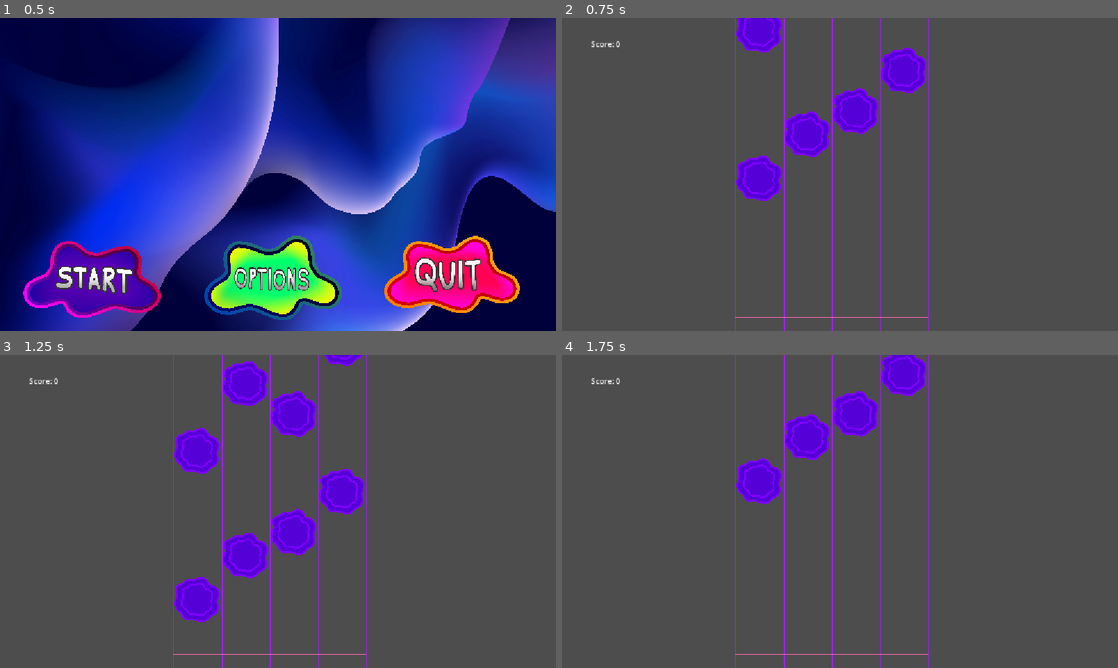
Above: before the commit, frames 1-4 (two rows, left to right).
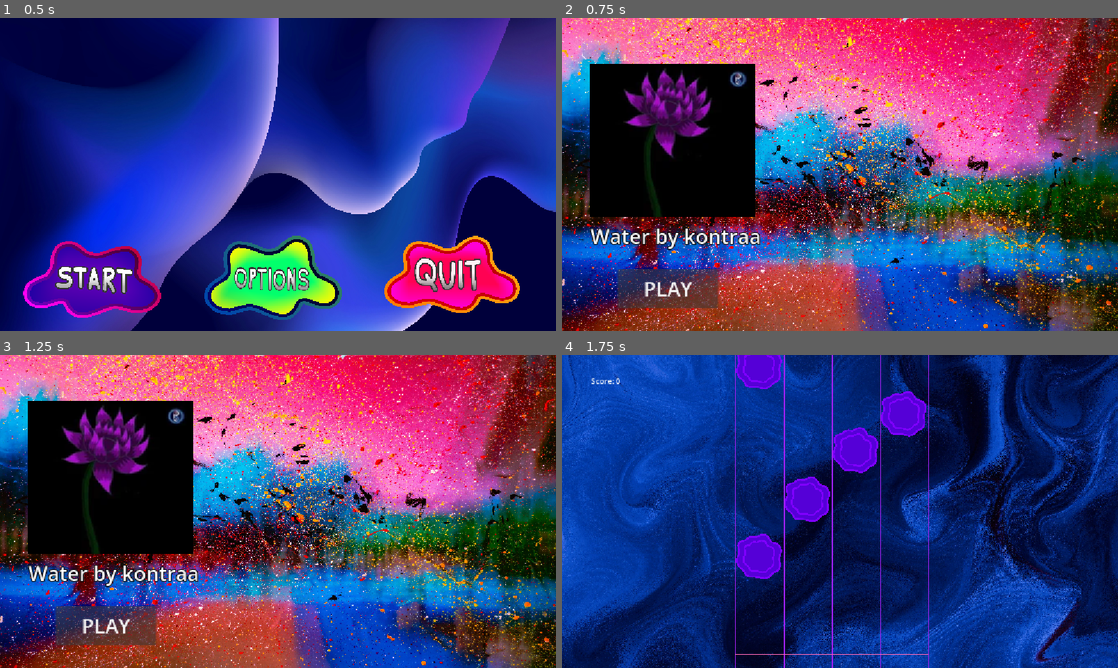
Above: after the commit, the same moments.

Repository: awesomesauce4646/rhythm-game
Game: Godot game, scene res://main_menu.tscn
Two runs of this game, one before a commit and one after it. Both use one fixed random seed, a clock stepped at 60 frames per second and the inputs below. Sound files missing from this copy of the repository are replaced by a short silence.
Inputs (mouse positions are in pixels of both pictures, inside the frame that each line leads up to):
- Up to frame 1 (0.5 s): no input
- Up to frame 2 (0.75 s): click (650, 277) at 0.5 s
- Up to frame 3 (1.25 s): no input
- Up to frame 4 (1.75 s): click (667, 624) at 1.25 s, where only the run after the commit has a clickable "PLAY"

Frame 1 is identical in both runs. In frame 2, 99% of the frame differs, in the area x 0-100%, y 0-100%; in frame 3, 99%; in frame 4, 99%.

Commit message:
song selection, new song

Diff:
--- a/chart.gd
+++ b/chart.gd
@@ -1,7 +1,7 @@
 extends Node2D
 
 var notes = [
-	[2.41, 4.46, 6.46, 9.45, 12.51, 14.51, 17.53, 19.9, 21.39,  …(787 unchanged characters)… , 305.34, 305.95, 308.33, 308.89, 310.65, 317.77],
+	[2.41, 4.46, 6.46, 9.45, 12.51, 14.51, 17.53, 19.9, 21.39,  …(787 unchanged characters)… , 305.34, 305.95, 308.33, 308.89, 310.65],
 	[3.02, 5.39, 8.46, 10.22, 13.53, 16.51, 18.46, 20.51, 22.41, 23.85, 26.46, 27.9, 29.61, 31.85, 32.46, 34.09, 36.09, 37 …(799 unchanged characters)…
 	[3.34, 4.97, 7.53, 9.95, 13.07, 15.53, 17.95, 20.49, 22.46, 23.85, 25.95, 26.51, 27.9, 29.45, 31.77, 33.39, 34.73, 36. …(1033 unchanged characters)…
 	[3.9, 5.95, 9.07, 11.53, 14.03, 17.1, 19.39, 21.45, 23.21, 24.41, 24.94, 27.21, 28.46, 30.41, 31.1, 32.41, 34.14, 35.5 …(830 unchanged characters)…
--- a/conductor.gd
+++ b/conductor.gd
@@ -6,5 +6,5 @@
 
 # Called every frame. 'delta' is the elapsed time since the previous frame.
 func _process(delta: float) -> void:
-	beat = get_playback_position() * 150 / 60
+	beat = get_playback_position() * bpm / 60
 	pass
--- a/main_menu.gd
+++ b/main_menu.gd
@@ -3,13 +3,12 @@
 
 
 func _on_start_pressed() -> void:
-	get_tree().change_scene_to_file("res://song.tscn")
+	get_tree().change_scene_to_file("res://song_selection.tscn")
 
 func _on_options_pressed() -> void:
 	get_tree().change_scene_to_file("res://options.tscn")
 
 
 
-
 func _on_quit_pressed() -> void:
 	get_tree().quit()
--- a/project.godot
+++ b/project.godot
@@ -17,7 +17,6 @@
 
 [display]
 
-window/size/mode=4
 window/stretch/mode="canvas_items"
 
 [editor_plugins]
--- a/song.tscn
+++ b/song.tscn
@@ -1,10 +1,10 @@
 [gd_scene format=3 uid="uid://cti3bw8is5x5c"]
 
 [ext_resource type="Script" uid="uid://b3njo814pjgt7" path="res://chart.gd" id="1_dfoeh"]
-[ext_resource type="AudioStream" uid="uid://dc8mve573bhgp" path="res://D_N_A _ 25時、ナイトコードで。 × 鏡音リン 4.mp3" id="2_7oxp5"]
+[ext_resource type="AudioStream" uid="uid://dc8mve573bhgp" path="res://songs/D_N_A _ 25時、ナイトコードで。 × 鏡音リン 4.mp3" id="2_7oxp5"]
 [ext_resource type="Script" uid="uid://67w3g2x5hgok" path="res://conductor.gd" id="3_bsgdk"]
 
-[node name="Node2D" type="Node2D" unique_id=1655479819]
+[node name="Song_DNA" type="Node2D" unique_id=1655479819]
 script = ExtResource("1_dfoeh")
 
 [node name="Conductor" type="AudioStreamPlayer" parent="." unique_id=314652352]
--- /dev/null
+++ b/song_selection.gd
@@ -0,0 +1,5 @@
+extends Node2D
+
+
+func _on_play_water_pressed() -> void:
+	get_tree().change_scene_to_file("res://water_song.tscn")
--- a/song_selection.tscn
+++ b/song_selection.tscn
@@ -1,3 +1,49 @@
 [gd_scene format=3 uid="uid://cahd8hrkrgf7o"]
 
-[node name="Song Selection" type="Node2D" unique_id=1823874185]
+[ext_resource type="Script" uid="uid://cg28tobs8yu4j" path="res://song_selection.gd" id="1_770jc"]
+[ext_resource type="Texture2D" uid="uid://blll3kb1b2ha4" path="res://images/jr-korpa-6dN9l-gopyo-unsplash.jpg" id="1_ofl7c"]
+[ext_resource type="Texture2D" uid="uid://cn67x80r1637p" path="res://images/water.png" id="3_wqwlp"]
+
+[node name="Song_Selection" type="Node2D" unique_id=1823874185]
+script = ExtResource("1_770jc")
+
+[node name="Background" type="TextureRect" parent="." unique_id=1160702734]
+offset_right = 1152.0
+offset_bottom = 648.0
+texture = ExtResource("1_ofl7c")
+expand_mode = 1
+
+[node name="Water_Icon" type="TextureRect" parent="." unique_id=1909099450]
+offset_left = 59.0
+offset_top = 95.0
+offset_right = 399.0
+offset_bottom = 411.0
+texture = ExtResource("3_wqwlp")
+
+[node name="Water" type="RichTextLabel" parent="." unique_id=1841783932]
+offset_left = 59.0
+offset_top = 423.0
+offset_right = 421.0
+offset_bottom = 497.0
+theme_override_colors/font_outline_color = Color(0, 0, 0, 1)
+theme_override_constants/outline_size = 8
+theme_override_font_sizes/normal_font_size = 42
+text = "Water by kontraa"
+
+[node name="ButtonManager" type="Control" parent="." unique_id=118948684]
+layout_mode = 3
+anchors_preset = 0
+offset_right = 40.0
+offset_bottom = 40.0
+
+[node name="Play_Water" type="Button" parent="ButtonManager" unique_id=744132148]
+top_level = true
+layout_mode = 0
+offset_left = 115.0
+offset_top = 520.0
+offset_right = 324.0
+offset_bottom = 601.0
+theme_override_font_sizes/font_size = 42
+text = "PLAY"
+
+[connection signal="pressed" from="ButtonManager/Play_Water" to="." method="_on_play_water_pressed"]
--- /dev/null
+++ b/water_chart.gd
@@ -0,0 +1,98 @@
+extends Node2D
+
+
+var notes = [
+	[1.37, 3.99, 11.92, 14.76, 18.59, 19.69, 20.98, 22.79, 25.99, 28.46, 31.34, 33.37, 35.39, 41.95, 44.05, 46.73, 48.64, 52.5, 54.03, 59.36, 65.52, 68.04, 70.17, 73.67, 75.16, 78.23, 79.25, 85.79, 87.47, 89.99, 91.8, 92.72, 95.53, 96.4, 98.26, 99.67, 100.72, 101.85, 106.22, 107.82, 110.31, 112.51, 115.17, 117.85, 129.4, 132.02, 134.7, 135.77, 139.29, 143.62, 145.2, 146.33, 148.58, 149.48, 152.97, 153.71, 156.14, 159.29, 160.34, 163.41, 166.2],
+	[2.16, 4.81, 6.51, 12.81, 15.59, 20.04, 21.26, 23.86, 27.17, 30.29, 31.95, 34.21, 36.28, 37.41, 41.04, 42.53, 45.39, 47.28, 49.62, 52.79, 55.13, 56.7, 57.7, 61.54, 66.63, 68.59, 71.27, 74.03, 76.32, 77.54, 78.94, 79.8, 80.99, 82.14, 85.16, 86.45, 88.97, 90.75, 93.51, 95.8, 97.1, 101.96, 103.3, 104.4, 106.77, 108.89, 111.46, 113.9, 117.24, 119.47, 123.96, 125.06, 130.1, 132.75, 135.48, 136.69, 138.5, 139.79, 142.55, 144.49, 146.06, 150.08, 151.63, 154.62, 157.19, 159.95, 160.84, 162.39, 164.96, 167.69],
+	[2.84, 5.49, 7.61, 13.65, 16.44, 20.35, 21.56, 24.52, 26.62, 29.32, 31.72, 33.82, 36.04, 38.72, 42.29, 44.52, 47.02, 49.35, 53.22, 54.84, 57.42, 60.49, 65.82, 68.39, 70.93, 74.32, 75.71, 76.63, 80.44, 81.8, 84.95, 86.21, 88.31, 90.36, 92.54, 97.84, 100.41, 101.05, 106.47, 108.55, 111.2, 113.15, 117.5, 119.7, 121.23, 122.6, 124.77, 130.55, 133.12, 138.05, 139.52, 140.97, 141.94, 143.33, 144.85, 147.16, 149.9, 151.97, 154.35, 156.93, 159.63, 160.79, 162.65, 166.85, 168.08],
+	[3.34, 11.19, 13.68, 14.36, 17.38, 20.64, 22.19, 23.02, 25.34, 27.91, 30.93, 32.69, 34.82, 36.78, 38.04, 39.02, 39.85, 41.53, 43.22, 46.07, 47.99, 50.46, 53.5, 56.02, 58.54, 64.77, 67.34, 69.47, 72.06, 74.69, 82.95, 85.45, 87.21, 89.75, 91.33, 96.16, 99.0, 102.51, 103.62, 105.37, 107.13, 109.65, 111.8, 114.25, 116.95, 118.55, 120.57, 121.99, 123.25, 125.87, 131.33, 133.93, 138.95, 140.23, 141.28, 143.85, 148.95, 150.81, 153.05, 155.43, 158.03, 161.58, 164.15, 165.38, 169.0],
+]
+
+var score := 0
+
+var note_texture = preload("res://images/note_sprite.png")
+
+# Called when the node enters the scene tree for the first time.
+func _ready() -> void:
+		await(2)
+		pass # Replace with function body.
+
+
+
+# Called every frame. 'delta' is the elapsed time since the previous frame.
+func _process(delta: float) -> void:
+	queue_redraw()
+	for i in 4:
+		var lane = notes[i]
+		while not lane.is_empty():
+			var note = lane[0]
+			if note < $Conductor.beat - 0.5:
+				lane.pop_front()
+			else:
+				break
+	pass
+
+
+func _draw() -> void:
+	for i in 5:
+		var start = Vector2(100 * i + 360, 0)
+		var end = Vector2(100 * i + 360, 720)
+		draw_line(start, end, Color.PURPLE)
+		#if i < 4:
+			#var label_pos = Vector2(100 * (i+0.5) + 360, 620 + 30)
+			#draw_string(ThemeDB.fallback_font, label_pos, str(i+1), HORIZONTAL_ALIGNMENT_CENTER)
+
+	var judge_start = Vector2(360, 620)
+	var judge_end = Vector2(100 * 4 + 360, 620)
+	draw_line(judge_start, judge_end, Color.HOT_PINK)
+	for i in 4:
+		for note in notes[i]:
+			var y = 620 + 150 * ($Conductor.beat - note)
+			var rect = Rect2(100 * i + 360, y - 100 / 2, 100, 100)
+			draw_texture_rect(note_texture, rect, false)
+
+	draw_string(ThemeDB.fallback_font, Vector2(60, 60), "Score: " + str(score))
+
+func _unhandled_key_input(event: InputEvent) -> void:
+		if event.is_action_pressed("1"):
+			_handle_lane_press(0)
+		elif event.is_action_pressed("2"):
+			_handle_lane_press(1)
+		elif event.is_action_pressed("3"):
+			_handle_lane_press(2)
+		elif event.is_action_pressed("4"):
+			_handle_lane_press(3)
+		#elif event.is_action_pressed("5"):
+			#_handle_lane_press(4)
+		#elif event.is_action_pressed("6"):
+			#_handle_lane_press(5)
+		if event.is_action_pressed("toggle_record"):  # bind a new key in Input Map
+			recording = not recording
+			print("Recording: ", recording)
+
+var recording := false
+var recorded_notes := []  # will hold [lane, beat] pairs
+func _handle_lane_press(lane: int) -> void:
+
+
+	if recording:
+		recorded_notes.append([lane, snappedf($Conductor.beat, 0.25)])
+		print("Lane %d @ beat %.2f" % [lane, $Conductor.beat])
+		return
+	var lane_notes = notes[lane]
+	if lane_notes.is_empty():
+		return
+	var note = lane_notes[0]
+
+	if abs($Conductor.beat - note) < .6 && abs($Conductor.beat - note) > .200:
+		lane_notes.pop_front()
+		score+= 100
+	elif abs($Conductor.beat - note) < .200:
+		lane_notes.pop_front()
+		score += 250
+
+func _save_chart() -> void:
+	var f = FileAccess.open("res://chart.json", FileAccess.WRITE)
+	f.store_string(JSON.stringify(recorded_notes))
+	f.close()
+	print("Chart saved with ", recorded_notes.size(), " notes")
--- /dev/null
+++ b/water_song.gd
@@ -0,0 +1,15 @@
+extends AudioStreamPlayer
+
+@export var bpm = 147.66
+
+var beat := 0.0
+
+# Called every frame. 'delta' is the elapsed time since the previous frame.
+func _process(delta: float) -> void:
+	#pitch_scale = .5
+	beat = get_playback_position() * bpm / 60
+	pass
+
+func _ready() -> void:
+	await get_tree().create_timer(2.0).timeout
+	play()
--- /dev/null
+++ b/water_song.tscn
@@ -0,0 +1,21 @@
+[gd_scene format=3 uid="uid://b6bg1k7omkh7n"]
+
+[ext_resource type="Script" uid="uid://b2e6ppmr2mgoc" path="res://water_chart.gd" id="1_463hu"]
+[ext_resource type="AudioStream" uid="uid://bd71loersgiij" path="res://songs/kontraa-water-afro-pop-music-445661.mp3" id="2_0rucn"]
+[ext_resource type="Script" uid="uid://da2f4dehpi3u6" path="res://water_song.gd" id="3_463hu"]
+[ext_resource type="Texture2D" uid="uid://baenpgujoqabx" path="res://images/shreyansh-mishra-08Jff84I-sA-unsplash.jpg" id="4_0rucn"]
+
+[node name="Water_Song" type="Node2D" unique_id=682373420]
+script = ExtResource("1_463hu")
+
+[node name="Conductor" type="AudioStreamPlayer" parent="." unique_id=995424289]
+stream = ExtResource("2_0rucn")
+volume_db = 6.0
+script = ExtResource("3_463hu")
+
+[node name="Background" type="TextureRect" parent="." unique_id=1640753749]
+show_behind_parent = true
+offset_right = 1152.0
+offset_bottom = 648.0
+texture = ExtResource("4_0rucn")
+expand_mode = 1
Not shown, removed: D_N_A _ 25時、ナイトコードで。 × 鏡音リン 4.mp3.import
Binary file added: images/jr-korpa-6dN9l-gopyo-unsplash.jpg
Not shown, added: images/jr-korpa-6dN9l-gopyo-unsplash.jpg.import
Binary file added: images/shreyansh-mishra-08Jff84I-sA-unsplash.jpg
Not shown, added: images/shreyansh-mishra-08Jff84I-sA-unsplash.jpg.import
Binary file added: images/water.png
Not shown, added: images/water.png.import
Not shown, added: song_selection.gd.uid
Not shown, added: songs/5_flying_temple.wav.import
Not shown, added: songs/D_N_A _ 25時、ナイトコードで。 × 鏡音リン 4.mp3.import
Not shown, added: songs/kontraa-water-afro-pop-music-445661.mp3.import
Not shown, added: water_chart.gd.uid
(and 6 more such lines)
